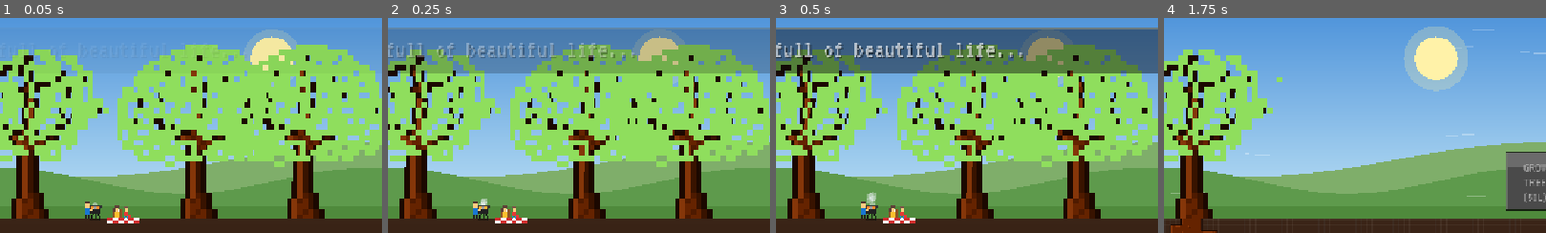
Above: before the commit, frames 1-4 (left to right).
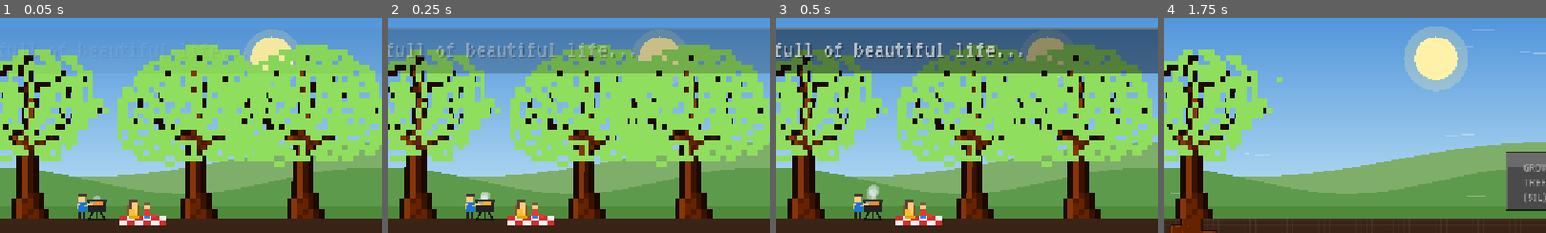
Above: after the commit, the same moments.

Repository: Jeeareen/ExtendoRoot
Game: Godot game, scene res://scenes/main.tscn
Same seed, same stepped clock (60 frames per second), same inputs: the game is played once before the commit and once after it.
Inputs (mouse positions are % of the whole screen's width and height, from its top left):
- Up to frame 1 (0.05 s): no input
- Up to frame 2 (0.25 s): no input
- Up to frame 3 (0.5 s): no input
- Up to frame 4 (1.75 s): tap Enter at 0.5, 0.6 s; move the mouse to (72, 45) at 0.52 s; click (72, 45) at 0.67 s; tap Space at 0.77 s; drag from (30, 55) to (45, 70) at 1.27 s
The pictures show only the part of the screen within x 46-96%, y 3-53%; the shares and areas given below are measured in that part.

The runs differ from the first frame. In frame 1, 1.6% of the frame differs, in the area x 20-44%, y 81-97%; in frame 2, 1.7%; in frame 3, 1.8%, in the area x 20-44%, y 77-97%; in frame 4, nothing differs.

Commit message:
fix(intro): enlarge characters, grill and blanket; fix stretchy arm with clean rendezvous hand-holding

Diff:
--- a/scripts/intro_cutscene.gd
+++ b/scripts/intro_cutscene.gd
@@ -102,20 +102,20 @@
 
 
 func _update_particles(delta: float, size: Vector2, mid: float) -> void:
-	var bbq_x := size.x * 0.58 + 10.0
+	var bbq_x := size.x * 0.58 + 12.0
 	var spark_land_x := size.x * 0.58 + 26.0
 
 	# 1. Gentle white smoke from BBQ grill (0.0s - 6.2s)
 	if _timer < 6.2:
 		if _rng.randf() < delta * 4.5:
 			_smoke_particles.append({
-				"pos": Vector2(bbq_x + _rng.randf_range(-3.0, 3.0), mid - 20.0),
+				"pos": Vector2(bbq_x + _rng.randf_range(-4.0, 4.0), mid - 29.0),
 				"vel": Vector2(_rng.randf_range(-4.0, 8.0), _rng.randf_range(-22.0, -36.0)),
-				"radius": _rng.randf_range(3.0, 5.0),
-				"max_radius": _rng.randf_range(10.0, 16.0),
+				"radius": _rng.randf_range(4.0, 6.5),
+				"max_radius": _rng.randf_range(14.0, 22.0),
 				"color": Color(0.92, 0.94, 0.96, 0.45),
 				"age": 0.0,
-				"max_age": _rng.randf_range(2.0, 3.0)
+				"max_age": _rng.randf_range(2.0, 3.2)
 			})
 
 	# 2. Fire, sparks & billowing smoke during wildfire (7.0s - 13.0s)
@@ -335,156 +335,188 @@
 
 func _draw_picnic_and_family(size: Vector2, mid: float) -> void:
 	var picnic_base_x := size.x * 0.58
-	var bbq_x := picnic_base_x + 10.0
+	var bbq_x := picnic_base_x + 12.0
 	var bbq_base_y := mid
 
-	# 1. Barbecue Kettle Grill (STAYS IN PLACE even after family leaves!)
+	# 1. Barbecue Kettle Grill (enlarged, sturdy retro grill)
 	# Ground shadow
-	draw_line(Vector2(bbq_x - 8.0, bbq_base_y), Vector2(bbq_x + 8.0, bbq_base_y), Color(0.0, 0.0, 0.0, 0.35), 2.0)
+	draw_line(Vector2(bbq_x - 14.0, bbq_base_y), Vector2(bbq_x + 14.0, bbq_base_y), Color(0.0, 0.0, 0.0, 0.4), 3.0)
 	# Grill tripod legs
 	var leg_col := Color("141414")
-	draw_line(Vector2(bbq_x - 7.0, bbq_base_y), Vector2(bbq_x - 3.0, bbq_base_y - 12.0), leg_col, 2.0)
-	draw_line(Vector2(bbq_x + 7.0, bbq_base_y), Vector2(bbq_x + 3.0, bbq_base_y - 12.0), leg_col, 2.0)
-	draw_line(Vector2(bbq_x, bbq_base_y), Vector2(bbq_x, bbq_base_y - 12.0), leg_col, 2.0)
+	draw_line(Vector2(bbq_x - 12.0, bbq_base_y), Vector2(bbq_x - 5.0, bbq_base_y - 14.0), leg_col, 3.0)
+	draw_line(Vector2(bbq_x + 12.0, bbq_base_y), Vector2(bbq_x + 5.0, bbq_base_y - 14.0), leg_col, 3.0)
+	draw_line(Vector2(bbq_x, bbq_base_y), Vector2(bbq_x, bbq_base_y - 14.0), leg_col, 3.0)
 
 	# Kettle bowl
-	var bowl_rect := Rect2(bbq_x - 8.0, bbq_base_y - 20.0, 16.0, 10.0)
+	var bowl_rect := Rect2(bbq_x - 14.0, bbq_base_y - 28.0, 28.0, 16.0)
 	draw_rect(bowl_rect, Color("222222"))
-	draw_rect(Rect2(bbq_x - 9.0, bbq_base_y - 21.0, 18.0, 3.0), Color("333333"))
+	draw_rect(Rect2(bbq_x - 16.0, bbq_base_y - 30.0, 32.0, 4.0), Color("333333"))
 
 	# Glowing hot coals inside
 	var coal_glow := (sin(_timer * 6.0) + 1.0) * 0.5
 	var coal_col := Color("ff5722").lerp(Color("ffeb3b"), coal_glow * 0.6)
-	draw_rect(Rect2(bbq_x - 6.0, bbq_base_y - 19.0, 12.0, 4.0), coal_col)
+	draw_rect(Rect2(bbq_x - 10.0, bbq_base_y - 27.0, 20.0, 6.0), coal_col)
 
 	# Careless Spark flying out from unattended grill (6.2s to 7.0s)
 	if _timer >= 6.2 and _timer < 7.0:
 		var spark_t := (_timer - 6.2) / 0.8
-		var target_x := bbq_x + 16.0
+		var target_x := bbq_x + 24.0
 		var sx := lerpf(bbq_x, target_x, spark_t)
-		var sy := lerpf(bbq_base_y - 19.0, bbq_base_y, spark_t) - sin(spark_t * PI) * 26.0
-		draw_rect(Rect2(Vector2(sx - 2.0, sy - 2.0), Vector2(4.0, 4.0)), Color("fff59d"))
-		draw_rect(Rect2(Vector2(sx - 1.0, sy - 1.0), Vector2(2.0, 2.0)), Color.WHITE)
-
-	# 2. Picnic Blanket & Basket
-	var blk_x := picnic_base_x + 28.0
-	var blk_w := 48.0
-	var blk_h := 10.0
+		var sy := lerpf(bbq_base_y - 27.0, bbq_base_y, spark_t) - sin(spark_t * PI) * 30.0
+		draw_rect(Rect2(Vector2(sx - 3.0, sy - 3.0), Vector2(6.0, 6.0)), Color("fff59d"))
+		draw_rect(Rect2(Vector2(sx - 1.5, sy - 1.5), Vector2(3.0, 3.0)), Color.WHITE)
+
+	# 2. Picnic Blanket & Basket (enlarged & clear)
+	var blk_x := picnic_base_x + 46.0
+	var blk_w := 72.0
+	var blk_h := 14.0
 	var picnic_burn := 0.0
 	if _timer >= 7.0:
 		picnic_burn = clampf((_timer - 7.0) / 1.8, 0.0, 1.0)
 
 	if picnic_burn < 1.0:
 		var blk_mod := Color.WHITE.lerp(Color("1a100a"), picnic_burn)
-		var tile_w := 8.0
-		var tile_h := 5.0
+		var tile_w := 12.0
+		var tile_h := 7.0
 		for row in 2:
 			for col in 6:
 				var is_red := (col + row) % 2 == 0
 				var t_col := Color("d32f2f") if is_red else Color("f5f5f5")
 				t_col = t_col * blk_mod
-				draw_rect(Rect2(blk_x + float(col) * tile_w, bbq_base_y - 4.0 + float(row) * tile_h, tile_w, tile_h), t_col)
-
-		# Basket stays on blanket only if mom hasn't picked it up (before 3.5s)
+				draw_rect(Rect2(blk_x + float(col) * tile_w, bbq_base_y - 5.0 + float(row) * tile_h, tile_w, tile_h), t_col)
+
+		# Basket on blanket (before departure at 3.5s)
 		if _timer < 3.5:
-			var basket_rect := Rect2(blk_x + 8.0, bbq_base_y - 16.0, 14.0, 12.0)
+			var basket_rect := Rect2(blk_x + 12.0, bbq_base_y - 22.0, 18.0, 16.0)
 			draw_rect(basket_rect, Color("8d5524"))
 			draw_line(Vector2(basket_rect.position.x, basket_rect.position.y), Vector2(basket_rect.position.x + basket_rect.size.x, basket_rect.position.y), Color("a06530"), 1.0)
-			draw_rect(Rect2(blk_x + 12.0, bbq_base_y - 16.0, 6.0, 5.0), Color.WHITE)
-			draw_rect(Rect2(blk_x + 32.0, bbq_base_y - 7.0, 4.0, 4.0), Color("e53935"))
+			draw_rect(Rect2(blk_x + 16.0, bbq_base_y - 22.0, 8.0, 7.0), Color.WHITE)
+			draw_rect(Rect2(blk_x + 48.0, bbq_base_y - 9.0, 6.0, 6.0), Color("e53935"))
 	else:
 		# Burnt ash smudge
-		draw_rect(Rect2(blk_x, bbq_base_y - 2.0, blk_w, 4.0), Color("170f0a"))
-
-	# 3. Family Pixel Figures: Dad, Mom, Child walking away together!
+		draw_rect(Rect2(blk_x, bbq_base_y - 3.0, blk_w, 6.0), Color("170f0a"))
+
+	# 3. Family Pixel Figures: Dad, Mom, Child
 	var is_walking := _timer >= 3.5
 	var walk_phase := _timer * 11.0
 
 	var dad_x: float
 	var mom_x: float
 	var kid_x: float
+	var is_holding := false
 
 	if not is_walking:
-		dad_x = bbq_x - 12.0
-		mom_x = blk_x + 14.0
-		kid_x = blk_x + 28.0
+		# Relaxed picnic positions: Dad flipping BBQ, Mom and Kid sitting on blanket
+		dad_x = bbq_x - 22.0
+		mom_x = blk_x + 22.0
+		kid_x = blk_x + 42.0
 	else:
-		# Group up and walk together as a unified family at identical speed
 		var walk_time := _timer - 3.5
-		var group_center := (blk_x + 22.0) + walk_time * 78.0
-		var form_t := clampf(walk_time / 0.5, 0.0, 1.0)
-		var start_dad := bbq_x - 12.0
-		var start_mom := blk_x + 14.0
-		var start_kid := blk_x + 28.0
-
-		dad_x = lerpf(start_dad, group_center - 13.0, form_t) + (1.0 - form_t) * walk_time * 78.0
-		kid_x = lerpf(start_kid, group_center, form_t) + (1.0 - form_t) * walk_time * 78.0
-		mom_x = lerpf(start_mom, group_center + 13.0, form_t) + (1.0 - form_t) * walk_time * 78.0
-
-		if form_t >= 1.0:
-			dad_x = group_center - 13.0
-			kid_x = group_center
-			mom_x = group_center + 13.0
-
-	# Draw family while on screen
-	if dad_x < size.x + 30.0 or mom_x < size.x + 30.0 or kid_x < size.x + 30.0:
-		# When walking together, draw hand holding between parents and child
-		if is_walking and dad_x < size.x + 20.0 and kid_x < size.x + 20.0 and mom_x < size.x + 20.0:
-			draw_line(Vector2(dad_x + 3.0, mid - 10.0), Vector2(kid_x - 2.0, mid - 8.0), Color("ffcc80"), 2.0)
-			draw_line(Vector2(mom_x - 3.0, mid - 10.0), Vector2(kid_x + 2.0, mid - 8.0), Color("ffcc80"), 2.0)
-
-		if dad_x < size.x + 30.0:
-			_draw_person(Vector2(dad_x, mid), "dad", walk_phase, is_walking)
-		if kid_x < size.x + 30.0:
-			_draw_person(Vector2(kid_x, mid), "kid", walk_phase, is_walking)
-		if mom_x < size.x + 30.0:
-			_draw_person(Vector2(mom_x, mid), "mom", walk_phase, is_walking)
-
-
-func _draw_person(pos: Vector2, person_type: String, walk_phase: float, is_walking: bool) -> void:
-	var leg_swing := sin(walk_phase) * 4.5 if is_walking else 0.0
+		var rendezvous_time := 0.65
+		if walk_time < rendezvous_time:
+			# Dad walks from grill toward blanket; Mom & Kid stand up and start stepping forward
+			var t := walk_time / rendezvous_time
+			dad_x = lerpf(bbq_x - 22.0, blk_x + 22.0, t)
+			mom_x = (blk_x + 22.0) + walk_time * 30.0
+			kid_x = (blk_x + 42.0) + walk_time * 30.0
+			is_holding = false # NO STRETCHY ARM! Dad hasn't reached them yet
+		else:
+			# Dad has arrived beside the family! Now grouped as a tight unit:
+			# Dad (left), Kid (middle), Mom (right)
+			var group_walk_time := walk_time - rendezvous_time
+			var base_group_x := (blk_x + 42.0) + rendezvous_time * 30.0 + group_walk_time * 78.0
+			dad_x = base_group_x - 14.0
+			kid_x = base_group_x
+			mom_x = base_group_x + 14.0
+			is_holding = true
+
+	# Draw family while within screen bounds
+	if dad_x < size.x + 35.0 or mom_x < size.x + 35.0 or kid_x < size.x + 35.0:
+		# Only hold hands when Dad has actually reached the child!
+		if is_holding and dad_x < size.x + 25.0 and kid_x < size.x + 25.0 and mom_x < size.x + 25.0:
+			# Dad holds kid's left hand (short natural 5px line)
+			draw_line(Vector2(dad_x + 5.0, mid - 14.0), Vector2(kid_x - 3.5, mid - 10.0), Color("ffcc80"), 2.5)
+			# Mom holds kid's right hand (short natural 5px line)
+			draw_line(Vector2(mom_x - 5.0, mid - 14.0), Vector2(kid_x + 3.5, mid - 10.0), Color("ffcc80"), 2.5)
+
+		if dad_x < size.x + 35.0:
+			_draw_person(Vector2(dad_x, mid), "dad", walk_phase, is_walking, is_holding)
+		if kid_x < size.x + 35.0:
+			_draw_person(Vector2(kid_x, mid), "kid", walk_phase, is_walking, is_holding)
+		if mom_x < size.x + 35.0:
+			_draw_person(Vector2(mom_x, mid), "mom", walk_phase, is_walking, is_holding)
+
+
+func _draw_person(pos: Vector2, person_type: String, walk_phase: float, is_walking: bool, is_holding: bool = false) -> void:
+	var leg_swing := sin(walk_phase) * 5.0 if is_walking else 0.0
 
 	if person_type == "dad":
-		# Legs
-		draw_line(Vector2(pos.x - 2.0, pos.y - 8.0), Vector2(pos.x - 2.0 - leg_swing, pos.y), Color("212121"), 2.0)
-		draw_line(Vector2(pos.x + 2.0, pos.y - 8.0), Vector2(pos.x + 2.0 + leg_swing, pos.y), Color("212121"), 2.0)
-		# Torso (Blue shirt)
-		draw_rect(Rect2(pos.x - 4.0, pos.y - 18.0, 8.0, 10.0), Color("1976d2"))
-		# Head (Skin tone)
-		draw_rect(Rect2(pos.x - 3.0, pos.y - 25.0, 6.0, 7.0), Color("ffcc80"))
-		# Hair (Dark brown)
-		draw_rect(Rect2(pos.x - 4.0, pos.y - 27.0, 8.0, 3.0), Color("4e342e"))
-		# If standing by grill, hold spatula towards grill
+		# Legs (12px tall, 3px thick)
+		draw_line(Vector2(pos.x - 3.0, pos.y - 12.0), Vector2(pos.x - 3.0 - leg_swing, pos.y), Color("212121"), 3.0)
+		draw_line(Vector2(pos.x + 3.0, pos.y - 12.0), Vector2(pos.x + 3.0 + leg_swing, pos.y), Color("212121"), 3.0)
+		# Torso (Blue shirt: 12x14 px)
+		draw_rect(Rect2(pos.x - 6.0, pos.y - 26.0, 12.0, 14.0), Color("1976d2"))
+		# Head (Skin: 10x10 px)
+		draw_rect(Rect2(pos.x - 5.0, pos.y - 36.0, 10.0, 10.0), Color("ffcc80"))
+		# Hair (Dark brown: 12x4 px)
+		draw_rect(Rect2(pos.x - 6.0, pos.y - 39.0, 12.0, 4.0), Color("4e342e"))
+
+		# Arms
 		if not is_walking:
-			draw_line(Vector2(pos.x + 3.0, pos.y - 14.0), Vector2(pos.x + 10.0, pos.y - 17.0), Color("ffcc80"), 2.0)
-			draw_rect(Rect2(pos.x + 10.0, pos.y - 19.0, 4.0, 3.0), Color("9e9e9e"))
+			# Standing by grill, holding spatula
+			draw_line(Vector2(pos.x + 4.0, pos.y - 20.0), Vector2(pos.x + 14.0, pos.y - 24.0), Color("ffcc80"), 2.5)
+			draw_rect(Rect2(pos.x + 14.0, pos.y - 27.0, 6.0, 4.0), Color("9e9e9e"))
+			draw_line(Vector2(pos.x - 5.0, pos.y - 24.0), Vector2(pos.x - 7.0, pos.y - 16.0), Color("ffcc80"), 2.5)
+		else:
+			# Left arm swings
+			draw_line(Vector2(pos.x - 6.0, pos.y - 24.0), Vector2(pos.x - 6.0 + leg_swing, pos.y - 14.0), Color("ffcc80"), 2.5)
+			# Right arm: if not holding hand yet, swings naturally
+			if not is_holding:
+				draw_line(Vector2(pos.x + 6.0, pos.y - 24.0), Vector2(pos.x + 6.0 - leg_swing, pos.y - 14.0), Color("ffcc80"), 2.5)
 
 	elif person_type == "mom":
 		if not is_walking:
+			# Sitting on blanket (Yellow dress: 12x12 px)
+			draw_rect(Rect2(pos.x - 6.0, pos.y - 16.0, 12.0, 12.0), Color("fbc02d"))
+			draw_rect(Rect2(pos.x - 7.0, pos.y - 5.0, 14.0, 5.0), Color("e0a800"))
+			draw_rect(Rect2(pos.x - 5.0, pos.y - 26.0, 10.0, 10.0), Color("ffcc80"))
+			draw_rect(Rect2(pos.x - 6.0, pos.y - 29.0, 12.0, 4.0), Color("5d4037"))
+			draw_rect(Rect2(pos.x - 7.0, pos.y - 25.0, 4.0, 10.0), Color("5d4037"))
+			draw_line(Vector2(pos.x + 5.0, pos.y - 18.0), Vector2(pos.x + 2.0, pos.y - 10.0), Color("ffcc80"), 2.5)
+		else:
+			# Walking legs & yellow dress
+			draw_line(Vector2(pos.x - 3.0, pos.y - 10.0), Vector2(pos.x - 3.0 - leg_swing, pos.y), Color("d32f2f"), 2.5)
+			draw_line(Vector2(pos.x + 3.0, pos.y - 10.0), Vector2(pos.x + 3.0 + leg_swing, pos.y), Color("d32f2f"), 2.5)
+			draw_rect(Rect2(pos.x - 6.0, pos.y - 23.0, 12.0, 14.0), Color("fbc02d"))
+			draw_rect(Rect2(pos.x - 5.0, pos.y - 33.0, 10.0, 10.0), Color("ffcc80"))
+			draw_rect(Rect2(pos.x - 6.0, pos.y - 36.0, 12.0, 4.0), Color("5d4037"))
+			draw_rect(Rect2(pos.x - 7.0, pos.y - 32.0, 3.0, 8.0), Color("5d4037"))
+			# Carrying the picnic basket in outer hand
+			draw_rect(Rect2(pos.x + 6.0, pos.y - 17.0, 12.0, 10.0), Color("8d5524"))
+			draw_line(Vector2(pos.x + 6.0, pos.y - 21.0), Vector2(pos.x + 6.0, pos.y - 17.0), Color("ffcc80"), 2.5)
+			# Left arm: swings naturally if not holding yet
+			if not is_holding:
+				draw_line(Vector2(pos.x - 6.0, pos.y - 22.0), Vector2(pos.x - 6.0 + leg_swing, pos.y - 12.0), Color("ffcc80"), 2.5)
+
+	elif person_type == "kid":
+		if not is_walking:
 			# Sitting on blanket
-			draw_rect(Rect2(pos.x - 4.0, pos.y - 12.0, 8.0, 8.0), Color("fbc02d")) # Yellow dress
-			draw_rect(Rect2(pos.x - 3.0, pos.y - 19.0, 6.0, 7.0), Color("ffcc80")) # Head
-			draw_rect(Rect2(pos.x - 4.0, pos.y - 21.0, 8.0, 3.0), Color("5d4037")) # Hair
-			draw_rect(Rect2(pos.x - 5.0, pos.y - 18.0, 3.0, 6.0), Color("5d4037")) # Long hair
-		else:
-			# Walking
-			draw_line(Vector2(pos.x - 2.0, pos.y - 7.0), Vector2(pos.x - 2.0 - leg_swing, pos.y), Color("d32f2f"), 2.0)
-			draw_line(Vector2(pos.x + 2.0, pos.y - 7.0), Vector2(pos.x + 2.0 + leg_swing, pos.y), Color("d32f2f"), 2.0)
-			draw_rect(Rect2(pos.x - 4.0, pos.y - 17.0, 8.0, 10.0), Color("fbc02d")) # Yellow dress
-			draw_rect(Rect2(pos.x - 3.0, pos.y - 24.0, 6.0, 7.0), Color("ffcc80"))
-			draw_rect(Rect2(pos.x - 4.0, pos.y - 26.0, 8.0, 3.0), Color("5d4037"))
-			# Carrying the picnic basket
-			draw_rect(Rect2(pos.x + 4.0, pos.y - 12.0, 8.0, 7.0), Color("8d5524"))
-
-	elif person_type == "kid":
-		# Small child (12px tall)
-		draw_line(Vector2(pos.x - 2.0, pos.y - 5.0), Vector2(pos.x - 2.0 - leg_swing, pos.y), Color("1e88e5"), 2.0)
-		draw_line(Vector2(pos.x + 2.0, pos.y - 5.0), Vector2(pos.x + 2.0 + leg_swing, pos.y), Color("1e88e5"), 2.0)
-		# Red shirt
-		draw_rect(Rect2(pos.x - 3.0, pos.y - 12.0, 6.0, 7.0), Color("e53935"))
-		# Head & cap
-		draw_rect(Rect2(pos.x - 2.0, pos.y - 18.0, 5.0, 6.0), Color("ffcc80"))
-		draw_rect(Rect2(pos.x - 3.0, pos.y - 19.0, 7.0, 2.0), Color("795548"))
+			draw_rect(Rect2(pos.x - 4.0, pos.y - 6.0, 8.0, 6.0), Color("1e88e5"))
+			draw_rect(Rect2(pos.x - 4.0, pos.y - 15.0, 8.0, 9.0), Color("e53935"))
+			draw_rect(Rect2(pos.x - 3.5, pos.y - 23.0, 7.0, 8.0), Color("ffcc80"))
+			draw_rect(Rect2(pos.x - 4.0, pos.y - 25.0, 9.0, 3.0), Color("795548"))
+		else:
+			# Walking legs (blue shorts)
+			draw_line(Vector2(pos.x - 2.5, pos.y - 7.0), Vector2(pos.x - 2.5 - leg_swing, pos.y), Color("1e88e5"), 2.5)
+			draw_line(Vector2(pos.x + 2.5, pos.y - 7.0), Vector2(pos.x + 2.5 + leg_swing, pos.y), Color("1e88e5"), 2.5)
+			# Red shirt
+			draw_rect(Rect2(pos.x - 4.0, pos.y - 16.0, 8.0, 9.0), Color("e53935"))
+			# Head & cap
+			draw_rect(Rect2(pos.x - 3.5, pos.y - 24.0, 7.0, 8.0), Color("ffcc80"))
+			draw_rect(Rect2(pos.x - 4.0, pos.y - 26.0, 9.0, 3.0), Color("795548"))
+			if not is_holding:
+				draw_line(Vector2(pos.x - 4.0, pos.y - 14.0), Vector2(pos.x - 4.0 - leg_swing, pos.y - 7.0), Color("ffcc80"), 2.0)
+				draw_line(Vector2(pos.x + 4.0, pos.y - 14.0), Vector2(pos.x + 4.0 + leg_swing, pos.y - 7.0), Color("ffcc80"), 2.0)
 
 
 func _draw_trees(size: Vector2, mid: float) -> void:
